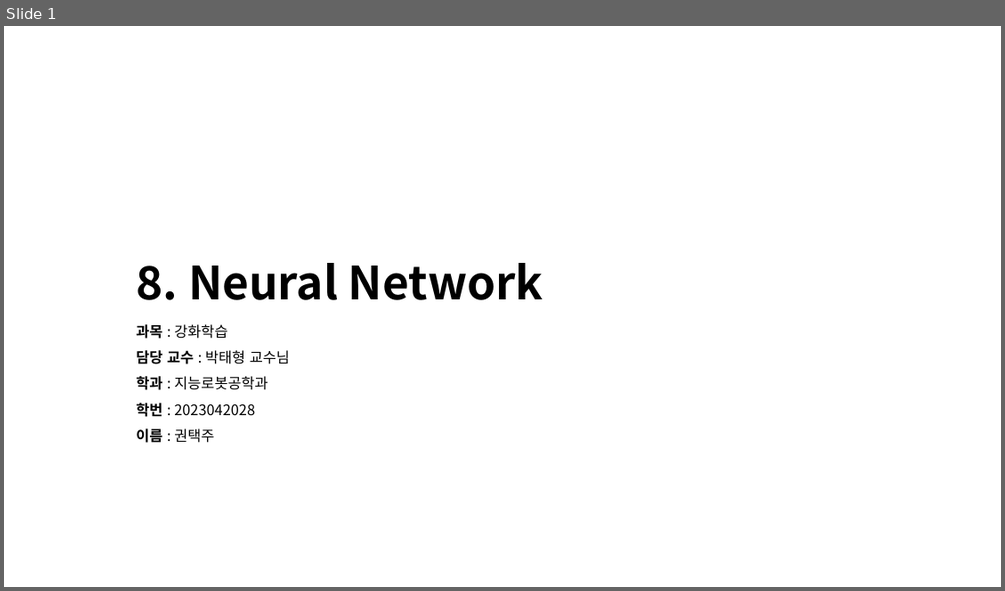
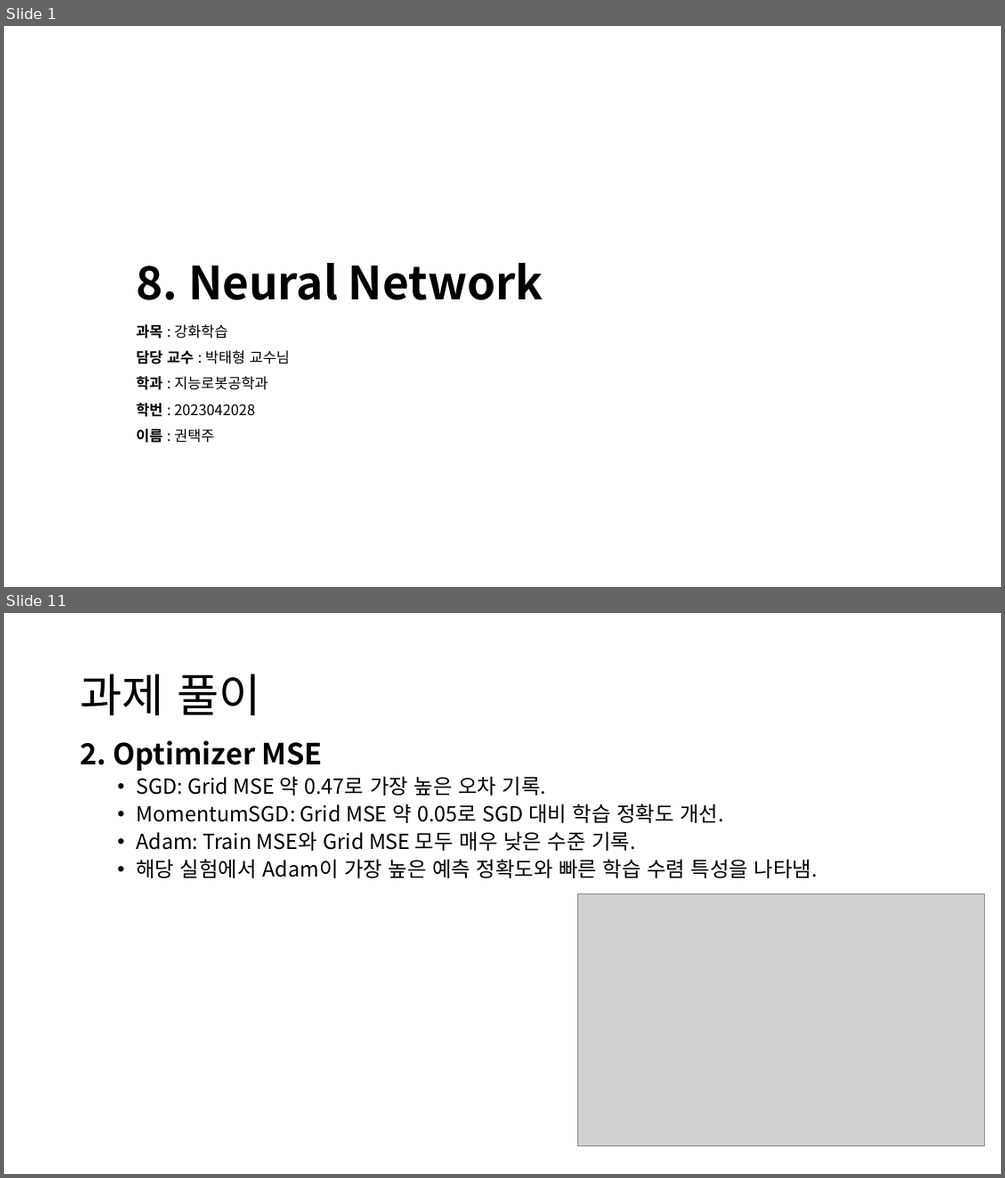
Before and after one commit to KweonTJ/Reinforcement_Learning, a slide deck: 8. Neural Network/8. Neural Network.pptx. Shown one above the other, each under a label of ours: slide 1 before the commit, slides 1 and 11 after it; the slides between them are not shown. The pictures are 1005x591 and 1005x1178 pixels, drawn with LibreOffice and Linux fonts; fonts in the diff are those of the drawing; grey boxes stand for pictures; background and template pictures are left out. Boxes give left, top, right and bottom in pixels: in the first picture for what was removed or moved away, otherwise in the second. Text is boxed around its words. In the diff, an @@ line names an element or a change of style, - is before the commit and + after.

```diff
--- a/8. Neural Network/8. Neural Network.pptx
+++ b/8. Neural Network/8. Neural Network.pptx
@@ slide 11 added at (x1=4, y1=613, x2=1001, y2=1174), background #FFFFFF @@
@@ title added at (x1=80, y1=674, x2=260, y2=715), 44 pt, text #000000 @@
+과제 풀이
@@ text added at (x1=80, y1=740, x2=817, y2=878), 20 pt, text #000000 @@
+2. Optimizer MSE
+  • SGD: Grid MSE 약 0.47로 가장 높은 오차 기록.
+  • MomentumSGD: Grid MSE 약 0.05로 SGD 대비 학습 정확도 개선.
+  • Adam: Train MSE와 Grid MSE 모두 매우 낮은 수준 기록.
+  • 해당 실험에서 Adam이 가장 높은 예측 정확도와 빠른 학습 수렴 특성을 나타냄.
@@ picture added at (x1=577, y1=893, x2=985, y2=1146) @@
```
Also in this commit, not shown: 4 slides changed, 19 other slides added, 7 slides removed, 3 other files.
